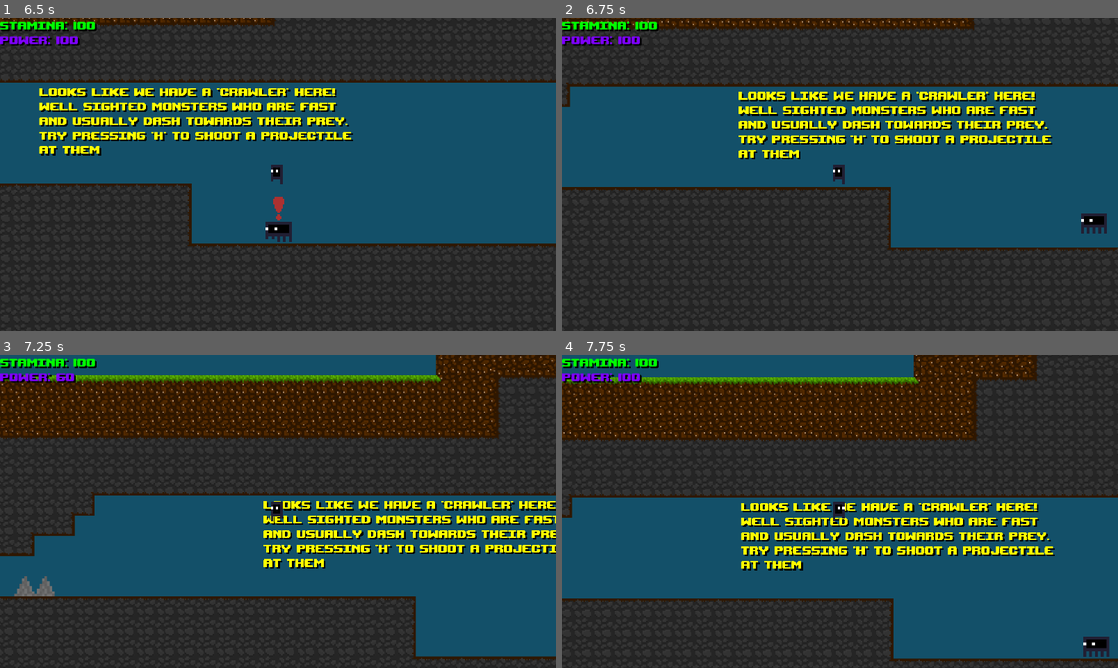
Above: before the commit, frames 1-4 (two rows, left to right).
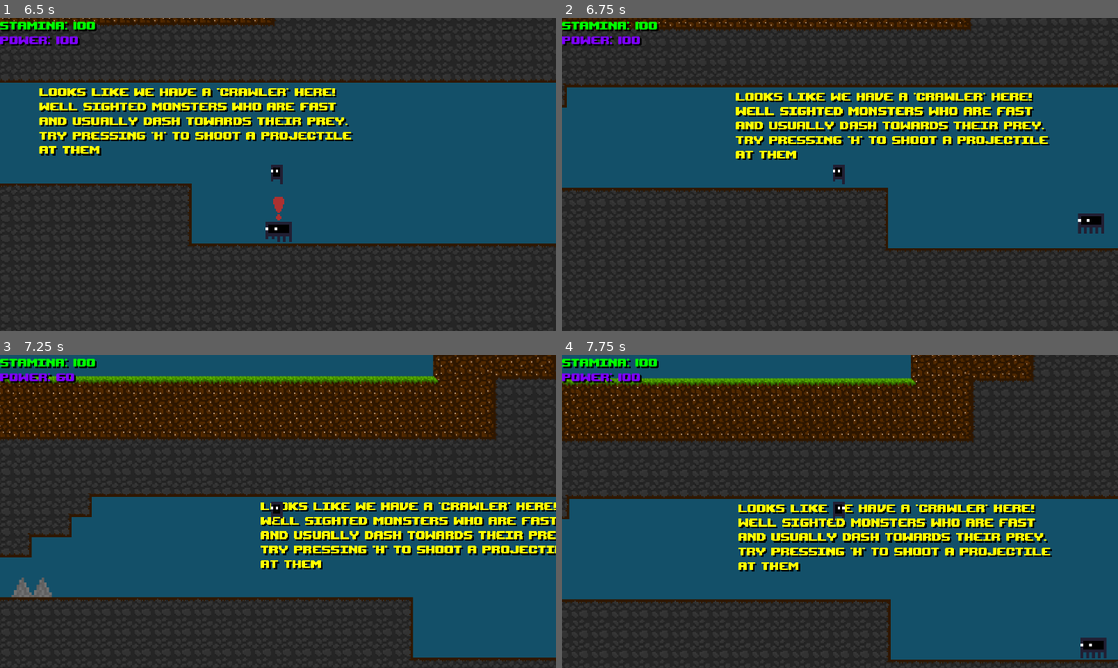
Above: after the commit, the same moments.

Repository: NicolasLFerreira/Cytoplasmic-Warrior
Game: Godot game, scene res://maps/TutorialMap.tscn
Same seed, same stepped clock (60 frames per second), same inputs: the game is played once before the commit and once after it.
Inputs:
- Up to frame 1 (6.5 s): tap A (walk_left) at 0.5, 1.25, 2, 3.5, 4.25 s; hold D (walk_right) 0.53-2.03 s; tap G (G) at 0.6, 1.55, 2.1, 3.05, 4.55, 6.05 s; tap K (air_jump) at 0.77, 1.52, 3.02, 3.77, 4.52, 6.02 s; tap Space (jump) at 0.8, 1.35, 2.3, 3.8, 5.3 s; hold A (walk_left) 2.03-2.78 s; hold D (walk_right) 2.78-4.28 s; tap L (convert) at 2.85 s; tap J (dash) at 3.6 s; hold A (walk_left) 4.28-5.03 s; tap N (dodge) at 4.35 s; hold D (walk_right) 5.03-5.78 s; tap H (shoot) at 5.1 s; hold A (walk_left) from 5.78 s (still down); tap Ctrl (sneak) at 5.85 s
- Up to frame 2 (6.75 s): keep holding A (walk_left); tap M (spray) at 6.6 s
- Up to frame 3 (7.25 s): keep holding A (walk_left); tap K (air_jump) at 6.77 s; tap Space (jump) at 6.8 s
- Up to frame 4 (7.75 s): release A (walk_left) at 7.28 s; hold D (walk_right) from 7.28 s (still down); tap Shift (sprint) at 7.35 s; tap K (air_jump) at 7.52 s; tap G (G) at 7.55 s

Frame 1 is identical in both runs. In frame 2, 8.3% of the frame differs, in the area x 0-100%, y 0-75%; in frame 3, 18%, in the area x 0-100%, y 0-98%; in frame 4, 16%.

Commit message:
Added extra collision area for auto jump

Diff:
--- a/enemies/base/EnemyBase.tscn
+++ b/enemies/base/EnemyBase.tscn
@@ -30,6 +30,8 @@
 
 [sub_resource type="RectangleShape2D" id=4]
 
+[sub_resource type="RectangleShape2D" id=5]
+
 [node name="EnemyMonsterBase" type="KinematicBody2D"]
 script = ExtResource( 2 )
 
@@ -53,6 +55,11 @@
 
 [node name="FinderCollision" type="CollisionShape2D" parent="FinderArea"]
 shape = SubResource( 4 )
+
+[node name="JumpArea" type="Area2D" parent="."]
+
+[node name="JumpCollision" type="CollisionShape2D" parent="JumpArea"]
+shape = SubResource( 5 )
 [connection signal="body_entered" from="HitArea" to="." method="_on_tileset_hit"]
 [connection signal="body_entered" from="FinderArea" to="." method="_on_body_entered"]
 [connection signal="body_exited" from="FinderArea" to="." method="_on_body_exited"]
--- a/enemies/base/EnemyBaseMovement.gd
+++ b/enemies/base/EnemyBaseMovement.gd
@@ -10,7 +10,7 @@
 
 var factor = 3;
 export var movement_speed = 50;
-export var jump_speed = -200;
+export var jump_speed = -350;
 
 var cooldown = false;
 
@@ -41,10 +41,8 @@
 
 	# Jump
 
-	if (jump):
-		vector.y += -jump_speed;
-		jump = false;
-		print("cu")
+	if (jump and is_on_floor()):
+		vector.y += jump_speed;
 
 # Called when player enters area
 
@@ -76,6 +74,9 @@
 		$ExclamationMark.play("default", true);
 
 
-func _on_tileset_hit(body):
-	if (body.get_name() == "GroundTileSet" and is_on_floor()):
+func _on_tileset_enter(body):
+	if (body.get_name() == "TileSet"):
 		jump = true;
+
+func _on_tileset_exited(body):
+	jump = false;
--- a/enemies/crawler/CrawlerPhysicsBody.tscn
+++ b/enemies/crawler/CrawlerPhysicsBody.tscn
@@ -34,15 +34,23 @@
 playing = true
 
 [node name="EnemyBodyCollision" parent="." index="2"]
+visible = false
 position = Vector2( 0.5, 0.5 )
 scale = Vector2( 0.45, 0.35 )
 
 [node name="HitCollision" parent="HitArea" index="0"]
 position = Vector2( 0.5, 0.5 )
-scale = Vector2( 0.5, 0.45 )
+scale = Vector2( 0.5, 0.4 )
 
 [node name="FinderArea" parent="." index="4"]
 visible = true
 
 [node name="FinderCollision" parent="FinderArea" index="0"]
+visible = false
 scale = Vector2( 7, 7 )
+
+[node name="JumpCollision" parent="JumpArea" index="0"]
+position = Vector2( -4.5, 0 )
+scale = Vector2( 0.05, 0.1 )
+[connection signal="body_entered" from="JumpArea" to="." method="_on_tileset_enter"]
+[connection signal="body_exited" from="JumpArea" to="." method="_on_tileset_exited"]
--- a/enemies/wanderer/WandererPhysicsBody.tscn
+++ b/enemies/wanderer/WandererPhysicsBody.tscn
@@ -33,6 +33,10 @@
 position = Vector2( 0.5, 0 )
 scale = Vector2( 0.25, 0.4 )
 
+[node name="KillCollision" parent="KillArea" index="0"]
+position = Vector2( 0.25, 0 )
+scale = Vector2( 0.3, 0.45 )
+
 [node name="FinderArea" parent="." index="4"]
 visible = true
 
Not shown: 1 places in enemies/base/EnemyBase.tscn that only renumber resources
